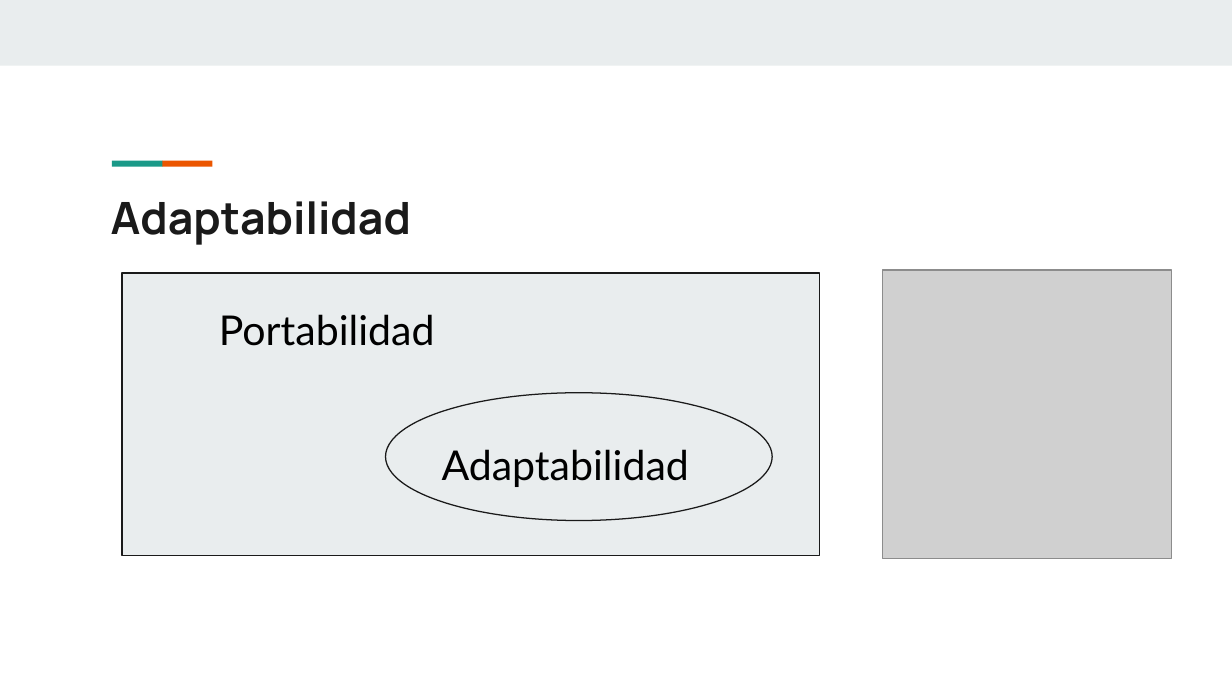
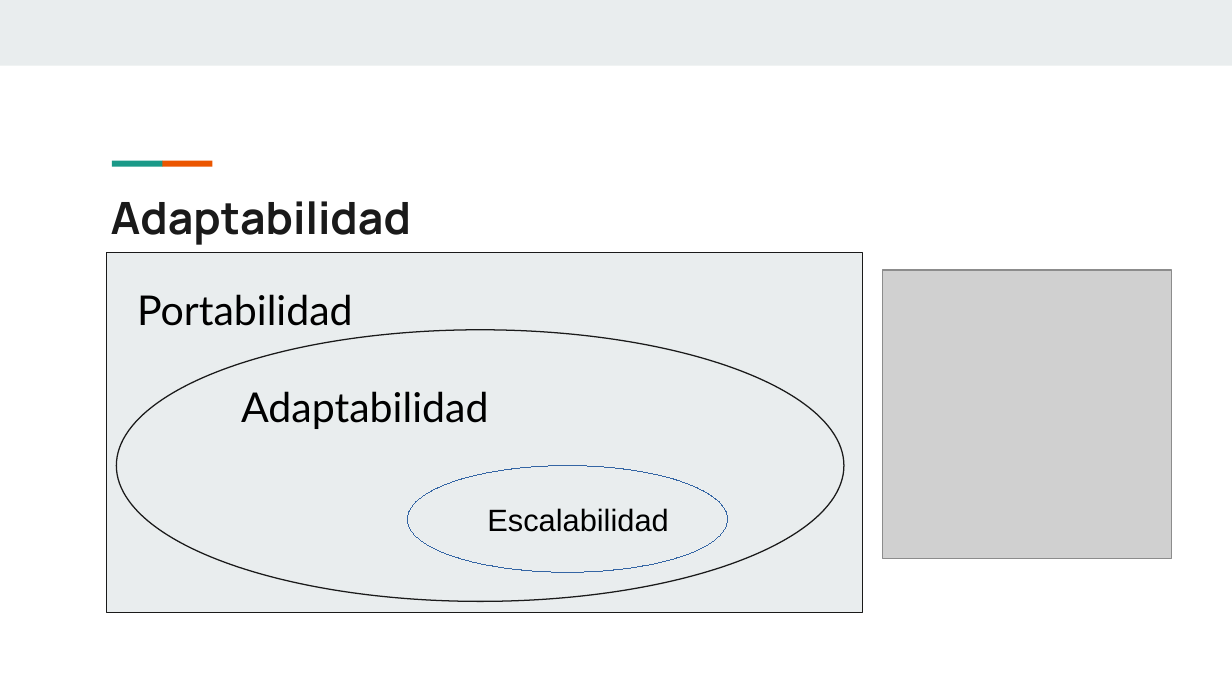
Before and after one commit to grupoudea/ProyectosArquitecturaDeSoftware, a slide deck: slide 5 of Documentos/Informe sobre RNF/Presentación de los RNF sobre los que averigüamos.odp. Drawn at 1232x693 pixels with LibreOffice and Linux fonts; fonts in the diff are those of the drawing; grey boxes stand for pictures. Boxes give left, top, right and bottom in pixels: in the first picture for what was removed or moved away, otherwise in the second. Text is boxed around its words. In the diff, an @@ line names an element or a change of style, - is before the commit and + after.

Commit message:
Le agregué al diagrama de conjuntos en la página 5 el subconjuto "Escalabilidad".

```diff
--- a/Documentos/Informe sobre RNF/Presentación de los RNF sobre los que averigüamos.odp
+++ b/Documentos/Informe sobre RNF/Presentación de los RNF sobre los que averigüamos.odp
@@ rectangle: place and size @@
-rectangle at <box>122,274,819,556</box>
+rectangle at <box>107,253,862,612</box>
@@ text "Portabilidad": place and size @@
-text "Portabilidad" at <box>219,314,435,346</box>
+text "Portabilidad" at <box>137,294,353,326</box>
@@ ellipse: place and size @@
-ellipse at <box>386,393,772,521</box>
+ellipse at <box>116,330,844,601</box>
@@ text "Adaptabilidad": place and size @@
-text "Adaptabilidad" at <box>442,449,689,487</box>
+text "Adaptabilidad" at <box>241,391,488,429</box>
@@ ellipse added at <box>408,466,728,573</box>, outline #3465A4 0 pt @@
@@ text added at <box>487,508,668,532</box>, 18 pt, text #000000 @@
+Escalabilidad
```
